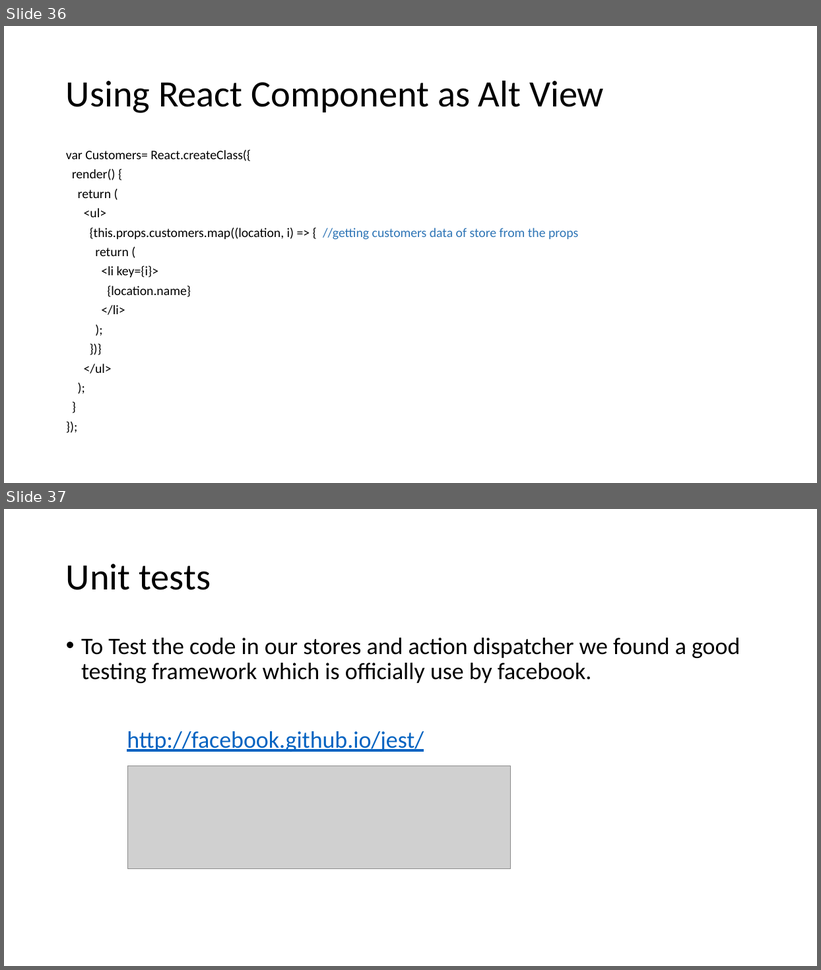
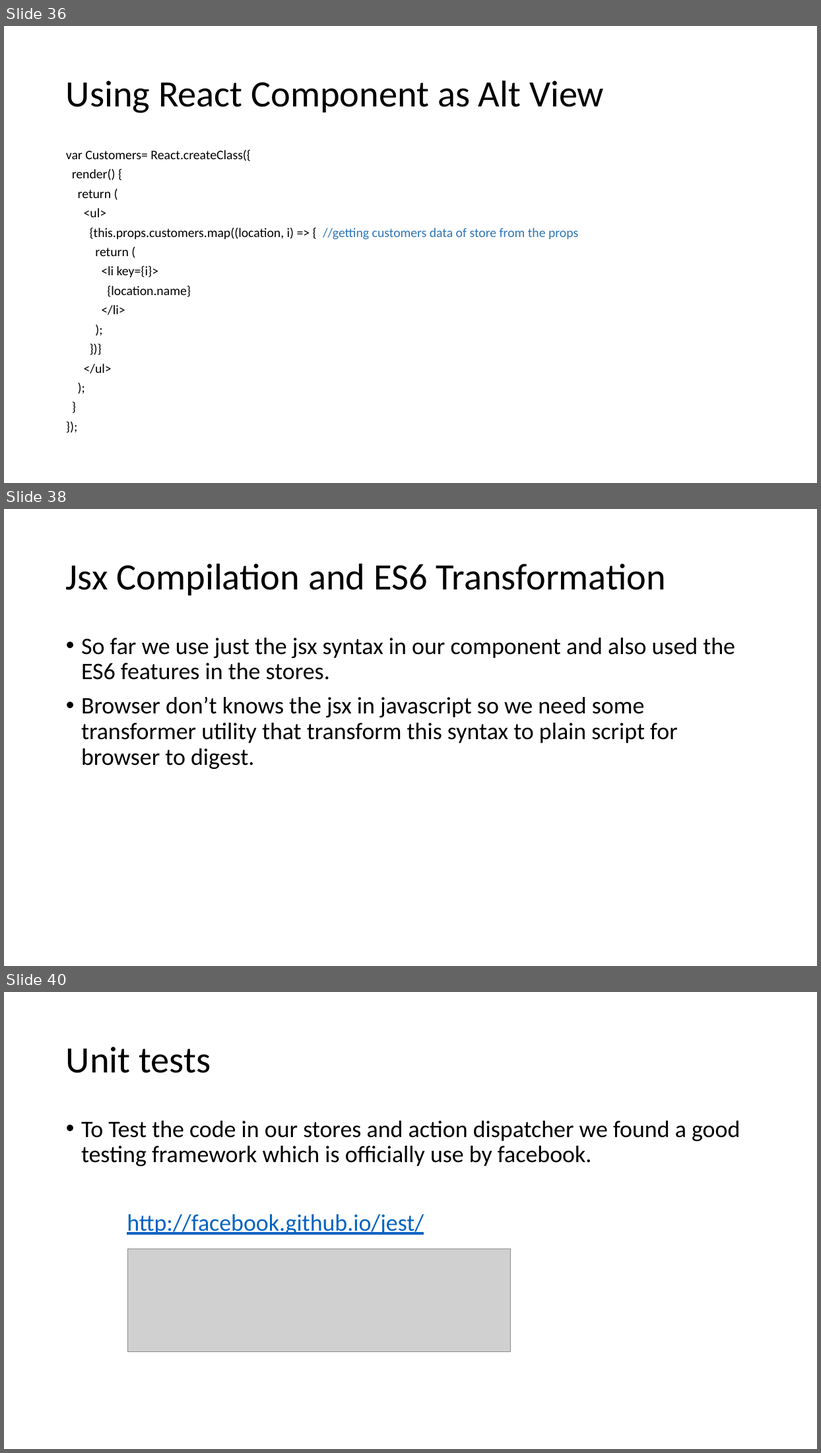
Before and after one commit to awahab29/samplealt, a slide deck: React.pptx. Shown one above the other, each under a label of ours: slides 36 and 37 before the commit, slides 36, 38 and 40 after it; the slides between them are not shown. The pictures are 821x970 and 821x1453 pixels, drawn with LibreOffice and Linux fonts; fonts in the diff are those of the drawing; grey boxes stand for pictures. Boxes give left, top, right and bottom in pixels: in the first picture for what was removed or moved away, otherwise in the second. Text is boxed around its words. In the diff, an @@ line names an element or a change of style, - is before the commit and + after.

```diff
--- a/React.pptx
+++ b/React.pptx
@@ slide 38 added at bbox=[4, 509, 817, 966], background #FFFFFF @@
@@ title added at bbox=[66, 563, 667, 595], 44 pt, text #000000 @@
+Jsx Compilation and ES6 Transformation
@@ text added at bbox=[81, 638, 735, 769], 28 pt, text #000000 @@
+• So far we use just the jsx syntax in our component and also used the ES6 features in the stores.
+• Browser don’t knows the jsx in javascript so we need some transformer utility that transform this syntax to plain script for browser to digest.
@@ what was slide 37 is now slide 40 @@
```
Also in this commit, not shown: 1 slide changed, 2 other slides added.
